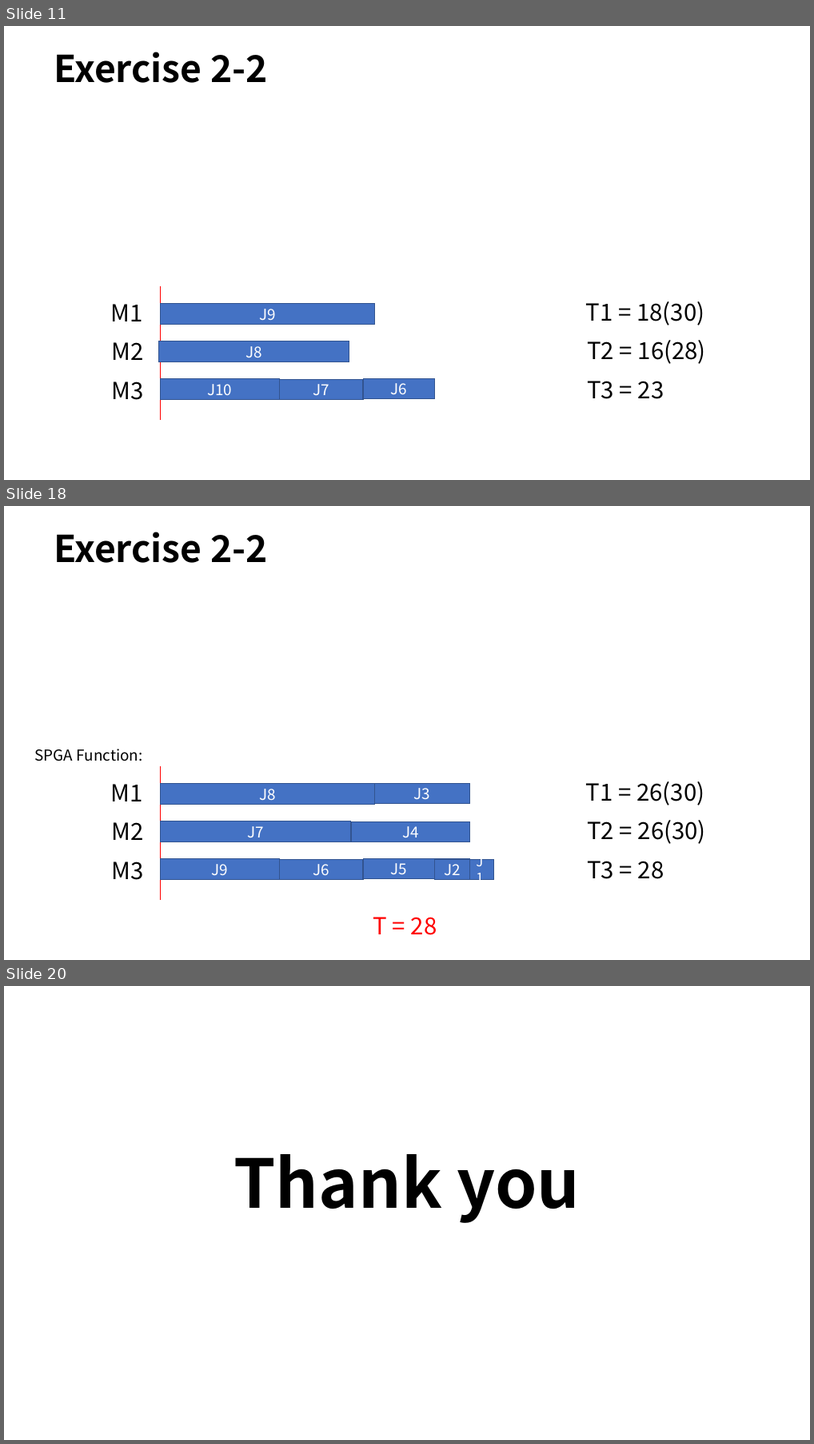
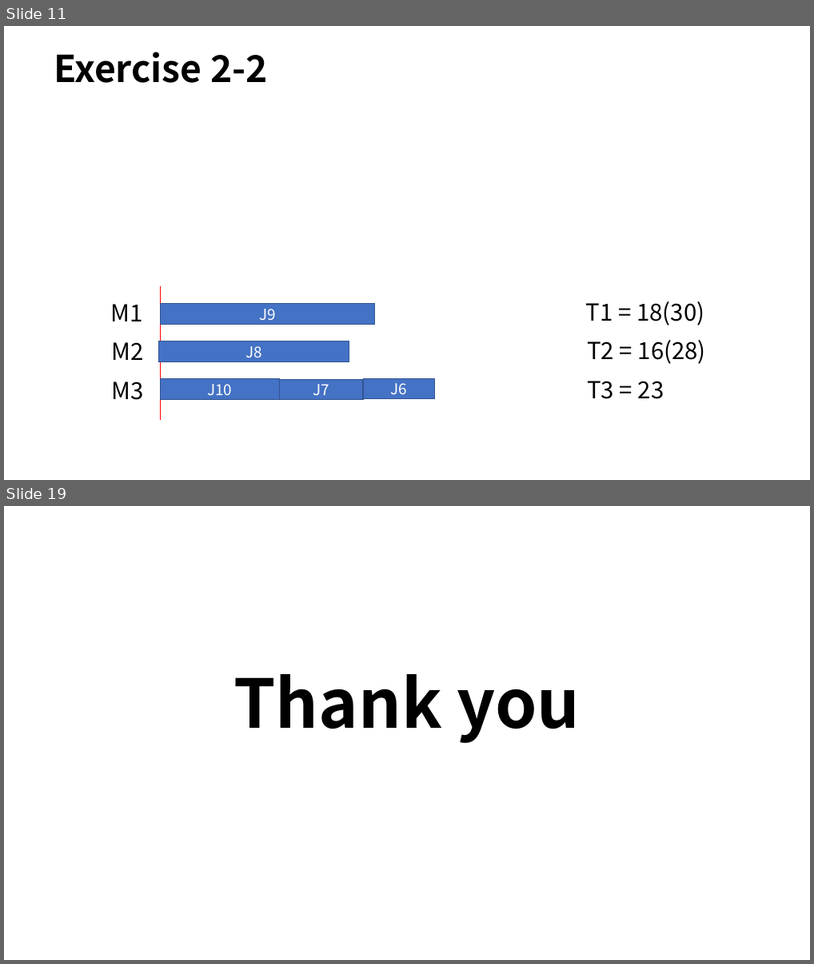
Before and after one commit to lyxocs/Advanced_algorithms, a slide deck: homework/HW3/HW3_12032189_刘禹熙.pptx. Shown one above the other, each under a label of ours: slides 11, 18 and 20 before the commit, slides 11 and 19 after it; the slides between them are not shown. The pictures are 814x1444 and 814x964 pixels, drawn with LibreOffice and Linux fonts; fonts in the diff are those of the drawing; grey boxes stand for pictures. Boxes give left, top, right and bottom in pixels: in the first picture for what was removed or moved away, otherwise in the second. Text is boxed around its words. In the diff, an @@ line names an element or a change of style, - is before the commit and + after.

```diff
--- a/homework/HW3/HW3_12032189_刘禹熙.pptx
+++ b/homework/HW3/HW3_12032189_刘禹熙.pptx
@@ slide 18 removed at <box>4,506,810,960</box>, background #FFFFFF @@
@@ title removed at <box>54,532,268,563</box> @@
-Exercise 2-2
@@ text removed at <box>35,748,143,761</box> @@
-SPGA Function:
@@ line removed from (160, 766) to (160, 900) @@
@@ text removed at <box>110,784,142,801</box> @@
-M1
@@ rectangle removed at <box>160,784,374,804</box> @@
-J8
@@ rectangle removed at <box>375,784,470,804</box> @@
-J3
@@ text removed at <box>586,781,705,805</box> @@
-T1 = 26(30)
@@ text removed at <box>112,822,144,840</box> @@
-M2
@@ rectangle removed at <box>160,821,350,842</box> @@
-J7
@@ rectangle removed at <box>351,822,470,842</box> @@
-J4
@@ text removed at <box>587,820,706,844</box> @@
-T2 = 26(30)
@@ text removed at <box>112,861,144,880</box> @@
-M3
@@ rectangle removed at <box>160,859,279,880</box> @@
-J9
@@ rectangle removed at <box>280,860,363,880</box> @@
-J6
@@ rectangle removed at <box>363,859,434,879</box> @@
-J5
@@ rectangle removed at <box>434,859,470,879</box> @@
-J2
@@ rectangle removed at <box>470,860,494,880</box> @@
-J1
@@ text removed at <box>587,860,665,879</box> @@
-T3 = 28
@@ text removed at <box>374,916,438,935</box> @@
-T = 28
@@ what was slide 20 is now slide 19 @@
```
Also in this commit, not shown: 4 slides changed, 11 other files.
